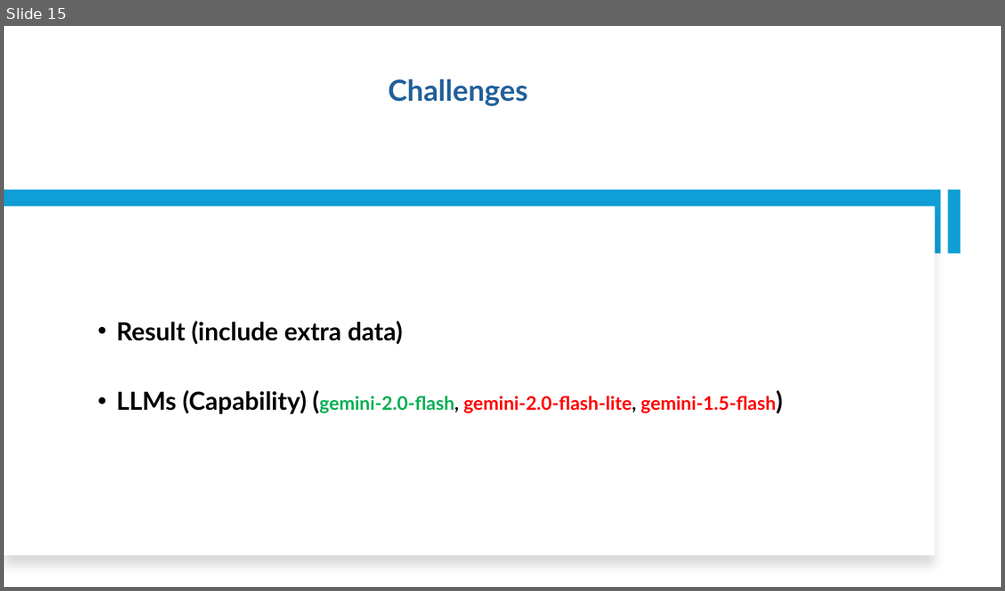
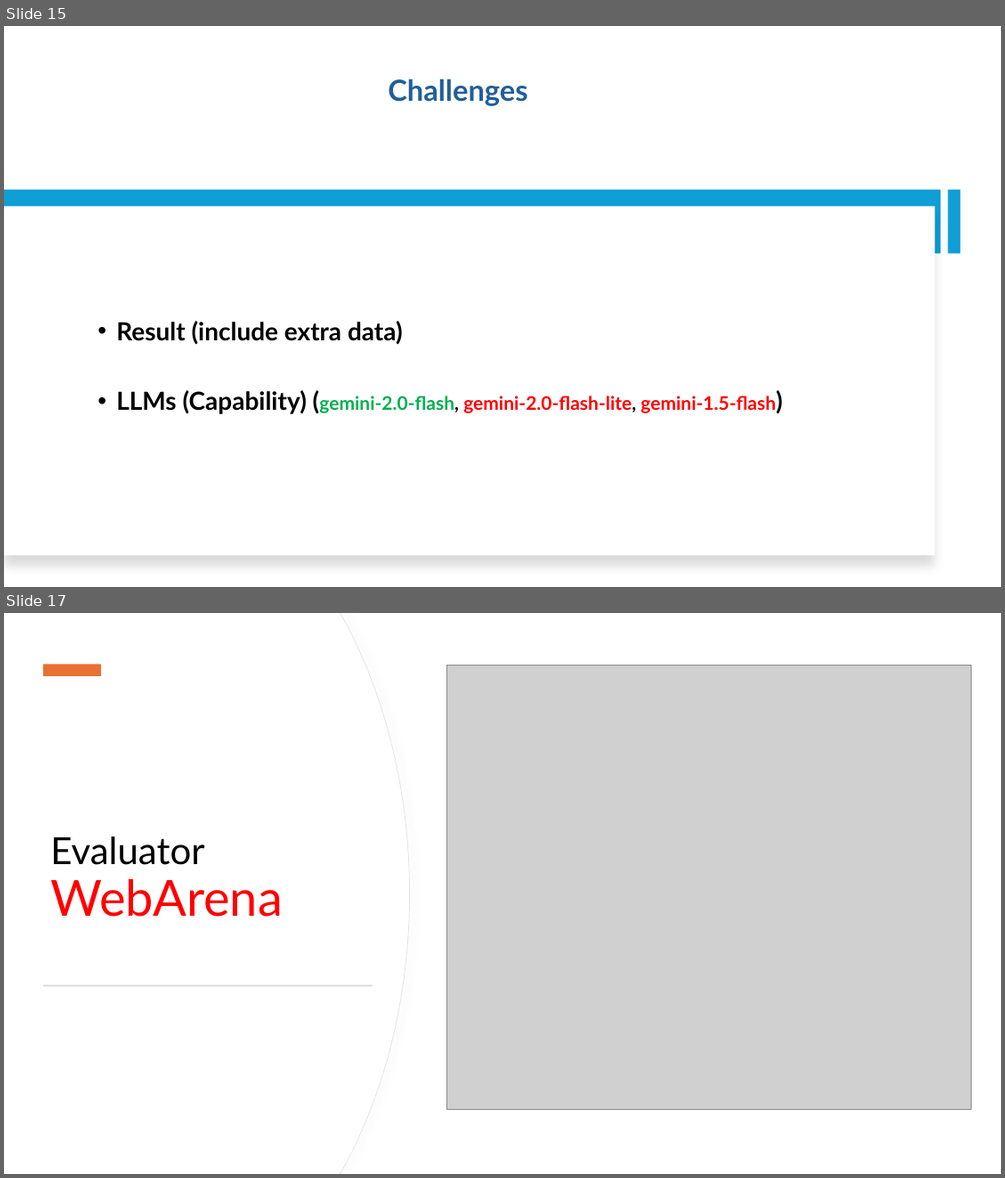
Before and after one commit to nguyennguyen6bk/web-space, a slide deck: Report.pptx. Shown one above the other, each under a label of ours: slide 15 before the commit, slides 15 and 17 after it; the slides between them are not shown. The pictures are 1005x591 and 1005x1178 pixels, drawn with LibreOffice and Linux fonts; fonts in the diff are those of the drawing; grey boxes stand for pictures. Boxes give left, top, right and bottom in pixels: in the first picture for what was removed or moved away, otherwise in the second. Text is boxed around its words. In the diff, an @@ line names an element or a change of style, - is before the commit and + after.

```diff
--- a/Report.pptx
+++ b/Report.pptx
@@ slide 17 added at box(4, 613, 1001, 1174), background #FFFFFF @@
@@ freeform shape added at box(4, 613, 409, 1174), fill #FFFFFF, outline #E6E6E6 0.75 pt @@
@@ freeform shape added at box(4, 613, 409, 1174), fill #FFFFFF @@
@@ rectangle added at box(43, 665, 101, 676), fill #E97132 @@
@@ picture added at box(446, 665, 971, 1110) @@
@@ title added at box(50, 836, 283, 916), 36 pt, text #000000 @@
+Evaluator
+WebArena
@@ rectangle added at box(44, 985, 372, 986), fill #D5D5D5 @@
```
Also in this commit, not shown: 3 other slides added, 11 other files.
